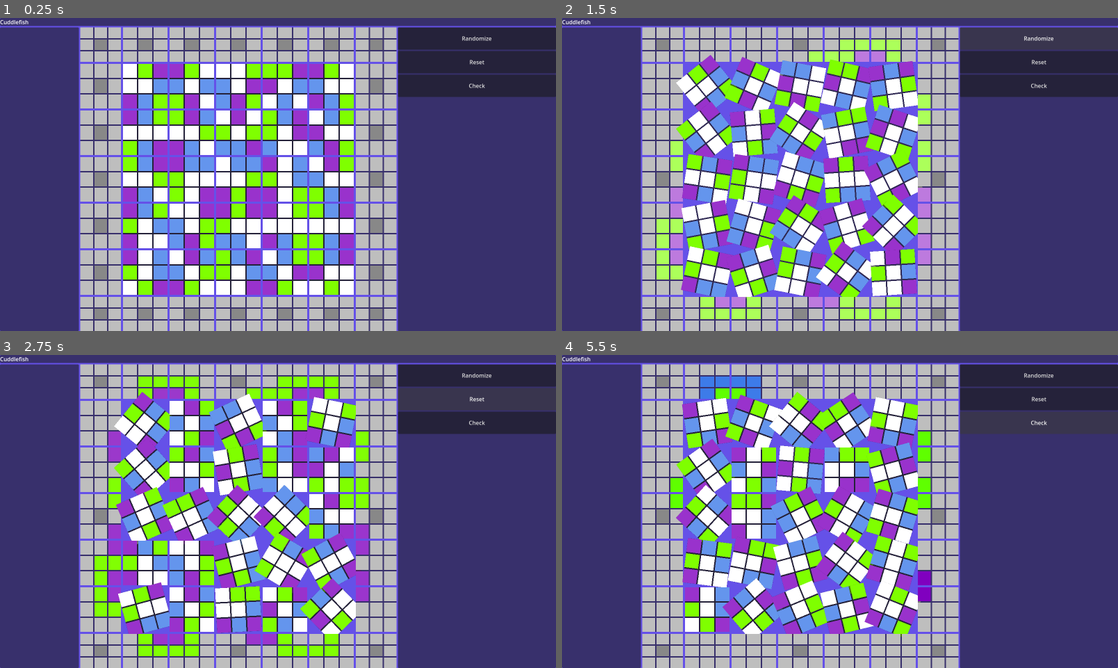
Above: before the commit, frames 1-4 (two rows, left to right).
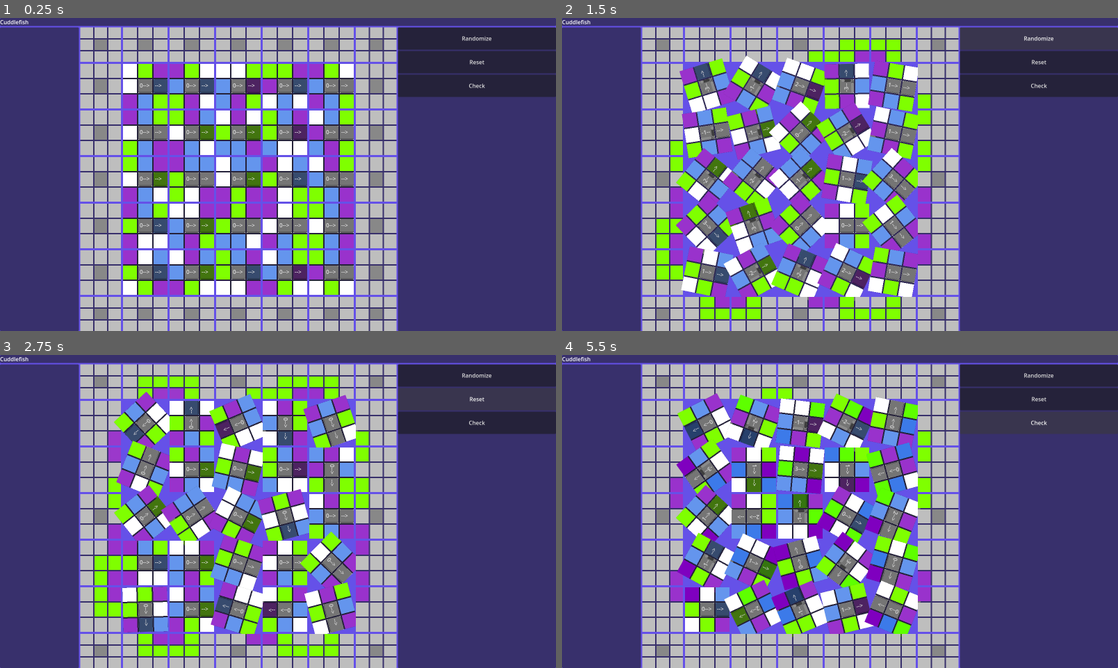
Above: after the commit, the same moments.

Repository: dtersegno/cuddlefish
Game: Godot game, scene res://CuddlefishGame.tscn
The game is run twice, just before and just after one commit, with the same random seed, the same clock (stepped at 60 frames per second) and the same inputs.
Inputs (mouse positions are in pixels of both pictures, inside the frame that each line leads up to):
- Up to frame 1 (0.25 s): no input
- Up to frame 2 (1.5 s): click (706, 86) at 0.52 s; click "Randomize" at 1.25 s
- Up to frame 3 (2.75 s): click "Reset" at 2 s
- Up to frame 4 (5.5 s): click "Check" at 2.75 s; tap Enter (ui_accept) at 3.5, 4.35, 4.52, 4.82 s; hold Up (ui_up) 3.53-4.28 s; hold Enter (ui_accept) 3.53-4.28 s; hold Down (ui_down) 4.28-5.03 s; hold Up (ui_up) from 5.03 s (still down); hold Enter (ui_accept) from 5.03 s (still down)

The runs differ from the first frame. In frame 1, 5.6% of the frame differs, in the area x 24-64%, y 19-84%; in frame 2, 30%, in the area x 17-67%, y 6-97%; in frame 3, 19%; in frame 4, 23%.

Commit message:
labeling diretion, improving stuff

Diff:
--- a/cuddlefish-gd/cuddler2-0.gd
+++ b/cuddlefish-gd/cuddler2-0.gd
@@ -169,7 +169,7 @@
 	await self.spin()
 
 	self.enable_button()
-	self.size = Vector2(128,128)
+	#self.size = Vector2(128,128)
 
 #animation for transient squares
 func spin(spin_time = 0.12):
@@ -183,12 +183,17 @@
 
 # Called every frame. 'delta' is the elapsed time since the previous frame.
 func _process(_delta: float) -> void:
+	update_center_text()
 	pass
+
+func update_center_text():
+	var center_text_box = $GridContainer/C/TextEdit
+	center_text_box.text = str(self.direction) + '-->'
 
 func random_spin(spin_time = 1):
 	var spin_tween = create_tween()
 	#pick a number of times to spin 90 deg and a new direction
-	var spin_count = randi()%16
+	var spin_count = randi()%16-8
 	var new_direction = spin_count%4
 
 	if fmod(self.rotation + new_direction*PI/2,2*PI) < 1e-1:
--- a/cuddlefish-gd/cuddler2-0.tscn
+++ b/cuddlefish-gd/cuddler2-0.tscn
@@ -63,10 +63,28 @@
 size_flags_horizontal = 3
 size_flags_vertical = 3
 
+[node name="TextEdit" type="TextEdit" parent="GridContainer/C"]
+layout_mode = 1
+anchors_preset = 15
+anchor_right = 1.0
+anchor_bottom = 1.0
+grow_horizontal = 2
+grow_vertical = 2
+text = "-->"
+
 [node name="R" type="ColorRect" parent="GridContainer"]
 layout_mode = 2
 size_flags_horizontal = 3
 size_flags_vertical = 3
+
+[node name="TextEdit" type="TextEdit" parent="GridContainer/R"]
+layout_mode = 1
+anchors_preset = 15
+anchor_right = 1.0
+anchor_bottom = 1.0
+grow_horizontal = 2
+grow_vertical = 2
+text = "-->"
 
 [node name="DL" type="ColorRect" parent="GridContainer"]
 layout_mode = 2
--- a/cuddlefish-gd/game.gd
+++ b/cuddlefish-gd/game.gd
@@ -14,13 +14,17 @@
 	make_connections()
 
 func handle_input():
+	if Input.is_action_pressed("ui_accept"):
+		check_button.button_pressed = true
 	if Input.is_action_just_pressed("ui_accept"):
 		grid.perform_cuddler_comparison()
 	if Input.is_action_just_pressed("ui_down"):
-		get_tree().call_group('cuddlers','random_spin')
+		self.random_spin_all_cuddlers()
 	if Input.is_action_just_pressed("ui_up"):
 		grid.check_cuddler_directions()
 		self.check_win()
+	if Input.is_action_just_pressed("ui_left"):
+		self.reset_all_cuddlers()
 
 func make_connections():
 	randomize_button.pressed.connect(random_spin_all_cuddlers)
--- a/cuddlefish-gd/grid.gd
+++ b/cuddlefish-gd/grid.gd
@@ -160,8 +160,8 @@
 # and continue xclockwise to 7 at the Lower Right
 # comparison order is important.
 var comparisons = {
-	#comparisons between cuddlers.
-	"V":[6,2], #top to bottom
+	#comparisons between cuddlers. First cuddler's square, second cuddler's square.
+	"V":[6,2], #bottom to top
 	"H":[0,4], #right to left
 	"D1":[7,3], #lower right to upper left
 	"D2":[5,1], #lower left to upper right
@@ -306,122 +306,122 @@
 # likewise, if the EC_U comparison is true, those should light.
 # give the comparison type, receive a list of squares that undergo
 # that comparison, and the edge block that cares about it.
-var edge_block_comparisons = {
-	"EC_R":[
-		[
-			[4,9],
-			[8,10]
-		],
-		[
-			[9,14],
-			[10,12]
-		],
-		[
-			[14,19],
-			[12,14]
-		],
-		[
-			[19,24],
-			[14,16]
-		]
-	],
-	"EC_U":[
-		[
-			[0,1], # if these cuddlers pass the EC_U check...
-			[1,2] # ...light up these edge blocks.
-		],
-		[
-			[1,2], #cuddler nos
-			[2,3]  #edge block nos
-		],
-		[
-			[2,3],
-			[3,4]
-		],
-		[
-			[3,4],
-			[4,5]
-		]
-	],
-	"EC_L":[
-		[
-			[0,5],
-			[7,9]
-		],
-		[
-			[5,10],
-			[9,11]
-		],
-		[
-			[10,15],
-			[11,13]
-		],
-		[
-			[15,20],
-			[13,15]
-		]
-	],
-	"EC_D":[
-		[
-			[20,21],
-			[18,19]
-		],
-		[
-			[21,22],
-			[19,20]
-		],
-		[
-			[22,23],
-			[20,21]
-		],
-		[
-			[23,24],
-			[21,22]
-		]
-	],
-	"EE_R":[
-		[
-			[4,9],
-			[8,10]
-		],
-		[
-			[19,24],
-			[14,16]
-		]
-	],
-	"EE_U":[
-		[
-			[0,1],
-			[1,2]
-		],
-		[
-			[3,4],
-			[4,5]
-		]
-	],
-	"EE_L":[
-		[
-			[0,5],
-			[7,9]
-		],
-		[
-			[15,20],
-			[13,15]
-		]
-	],
-	"EE_D":[
-		[
-			[20,21],
-			[18,19]
-		],
-		[
-			[23,24],
-			[21,22]
-		]
-	]
-}
-
-
+#var edge_block_comparisons = {
+	#"EC_R":[
+		#[
+			#[4,9],
+			#[8,10]
+		#],
+		#[
+			#[9,14],
+			#[10,12]
+		#],
+		#[
+			#[14,19],
+			#[12,14]
+		#],
+		#[
+			#[19,24],
+			#[14,16]
+		#]
+	#],
+	#"EC_U":[
+		#[
+			#[0,1], # if these cuddlers pass the EC_U check...
+			#[1,2] # ...light up these edge blocks.
+		#],
+		#[
+			#[1,2], #cuddler nos
+			#[2,3]  #edge block nos
+		#],
+		#[
+			#[2,3],
+			#[3,4]
+		#],
+		#[
+			#[3,4],
+			#[4,5]
+		#]
+	#],
+	#"EC_L":[
+		#[
+			#[0,5],
+			#[7,9]
+		#],
+		#[
+			#[5,10],
+			#[9,11]
+		#],
+		#[
+			#[10,15],
+			#[11,13]
+		#],
+		#[
+			#[15,20],
+			#[13,15]
+		#]
+	#],
+	#"EC_D":[
+		#[
+			#[20,21],
+			#[18,19]
+		#],
+		#[
+			#[21,22],
+			#[19,20]
+		#],
+		#[
+			#[22,23],
+			#[20,21]
+		#],
+		#[
+			#[23,24],
+			#[21,22]
+		#]
+	#],
+	#"EE_R":[
+		#[
+			#[4,9],
+			#[8,10]
+		#],
+		#[
+			#[19,24],
+			#[14,16]
+		#]
+	#],
+	#"EE_U":[
+		#[
+			#[0,1],
+			#[1,2]
+		#],
+		#[
+			#[3,4],
+			#[4,5]
+		#]
+	#],
+	#"EE_L":[
+		#[
+			#[0,5],
+			#[7,9]
+		#],
+		#[
+			#[15,20],
+			#[13,15]
+		#]
+	#],
+	#"EE_D":[
+		#[
+			#[20,21],
+			#[18,19]
+		#],
+		#[
+			#[23,24],
+			#[21,22]
+		#]
+	#]
+#}
+
+# edge picker is the same as edge_block_comparisons
 # edge_picker and edge_painting provide instructions for how to color
 # edge blocks when their adjacent cuddlers match
 var edge_picker = {
@@ -696,15 +696,14 @@
 					comparisons[comparison][1]
 				)
 
-			######## work on this part
 			#light up the appropriate edge blocks.
 			#go through all the blocks to compare
 			if comparison in edge_picker:
 				var these_blocks = edge_picker[comparison]
 				for square_group in these_blocks:
 					#square groups are shaped like [[CA,CB],[EA,EB]],
-					# with a list of cuddlers to compare and the matching edge
-					#blocks to update.
+					# with a list of cuddlers C to compare and the matching edge
+					#blocks E to update.
 
 
 					if cuddlerAindex in square_group[0] and cuddlerBindex in square_group[0]: #if the cuddlers in question are to be compared,
@@ -714,14 +713,13 @@
 						var squares_b = edge_painting[comparison][1]
 						var edge_a = edge_blocks[edge_a_index] #get the actual edge blocks
 						var edge_b = edge_blocks[edge_b_index]
-						var this_color = cuddlerA.edge_blocks[
+						var this_color = cuddlerA.get_color_of_square(
 							cuddlerA.global_to_local(
 								comparisons[comparison][0]
-								)
-							].color
-						if this_color == default_colors['white']:
-							this_color = default_colors['gray']
-						if not single_comparison[1]:
+								),
+								true
+							)
+						if this_color == default_colors['white'] or not single_comparison[1]:
 							this_color = default_colors['gray']
 						for square_a in squares_a:
 							for edge_square in edge_painting[comparison][0]:
